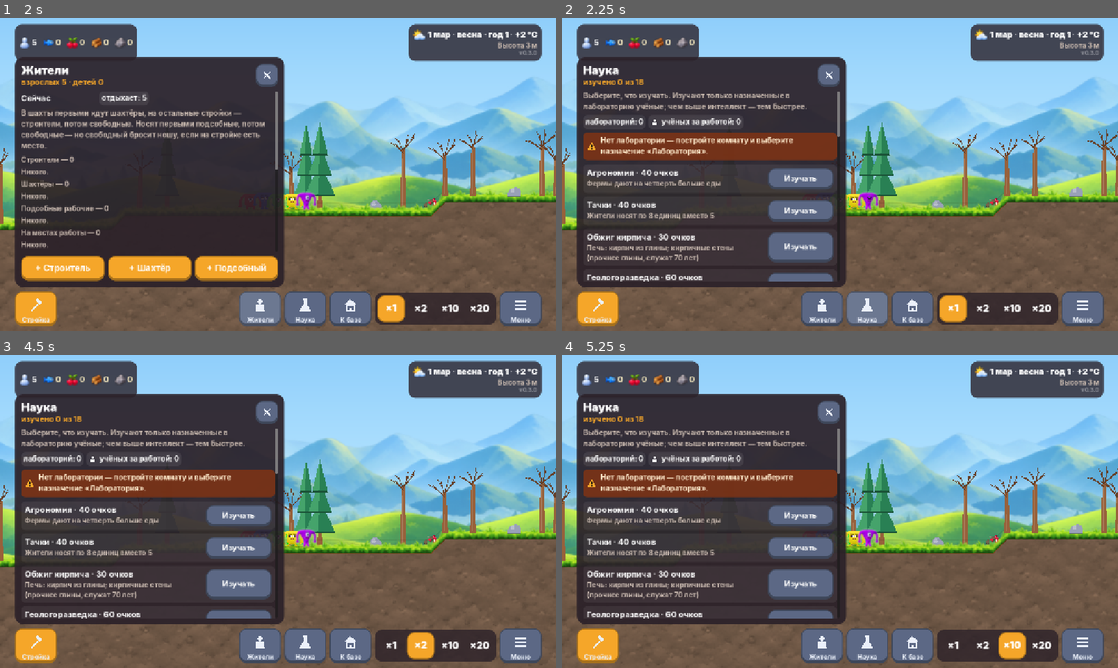
Above: before the commit, frames 1-4 (two rows, left to right).
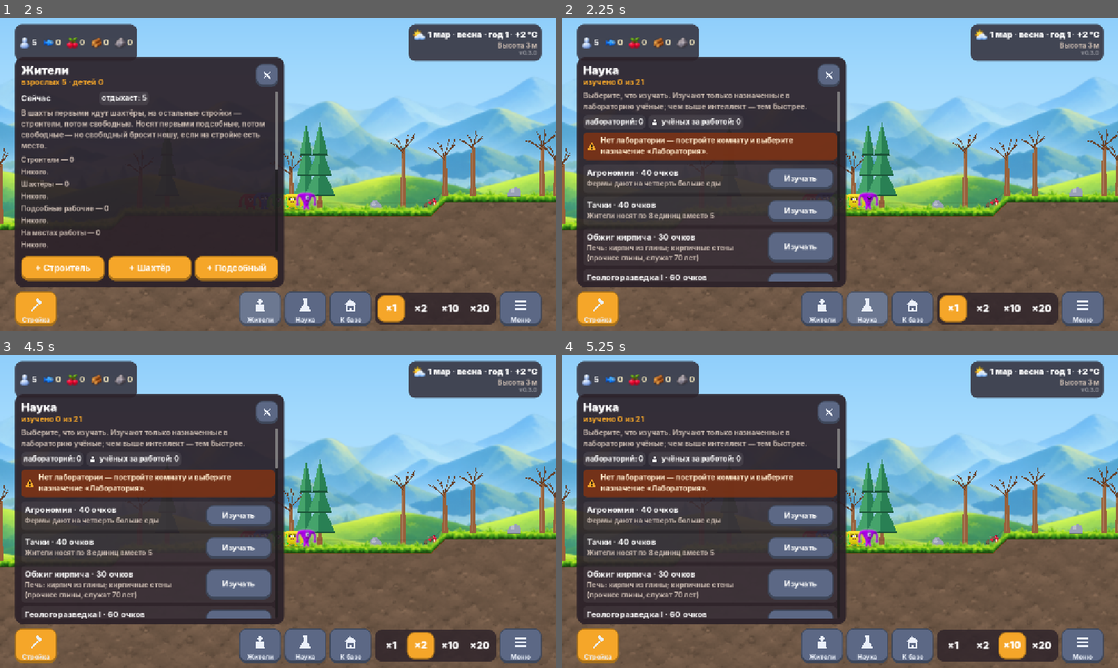
Above: after the commit, the same moments.

Repository: web-static-host/game1
Game: Godot game, scene res://scenes/main.tscn
The game is run twice, just before and just after one commit, with the same random seed, the same clock (stepped at 60 frames per second) and the same inputs.
Inputs (mouse positions are in pixels of both pictures, inside the frame that each line leads up to):
- Up to frame 1 (2 s): click (33, 309) at 0.5 s; click (261, 309) at 1.27 s
- Up to frame 2 (2.25 s): click (867, 309) at 2.02 s
- Up to frame 3 (4.5 s): click (350, 646) at 2.77 s; click "×1" at 3.5 s; click "×2" at 4.25 s
- Up to frame 4 (5.25 s): click "×10" at 5 s

Frame 1 is identical in both runs. In frame 2, 0.1% of the frame differs, in the area x 13-50%, y 19-84%; in frame 3, 0.1%; in frame 4, 0.1%.

Commit message:
Геологоразведка I–IV: каждый уровень — на клетку дальше видно породу
- Четыре уровня исследования цепочкой (60/100/150/220 очков): от выработок видно
  на 2, 3, 4, 5 клеток (без геологии — 1). Изучили уровень — все выработки
  осматриваются заново; геолог чует опасность за 4/6/8/10 клеток.
- Разведанная вдали от выработки порода рисуется целиком (чуть приглушённо),
  с рудой; у самой выработки — как раньше.
- Тревога геолога и для разведанной, но ещё не вскрытой опасности.
- Тест.

Co-Authored-By: Claude Opus 5.5 <noreply@anthropic.com>
Claude-Session: https://claude.ai/code/session_016LhimkttaYpRVNZ3oj9mAA

Diff:
--- a/scripts/game/colony.gd
+++ b/scripts/game/colony.gd
@@ -1453,7 +1453,7 @@
 		world.remove_feature(c.x)
 		drop_item(_ground_cell(c.x), y[0], y[1], p)
 	var hazards := {}
-	for n in world.reveal_around(c.x, c.y):
+	for n in world.reveal_around(c.x, c.y, see_radius()):
 		var nm := world.get_mat(n.x, n.y)
 		_note_discovery(nm, n)
 		if Mat.is_fluid(nm) and not hazards.has(nm):
@@ -2880,11 +2880,12 @@
 
 ## Геолог чует скрытую опасность рядом с забоем: бригада останавливается и ждёт решения.
 func _hazard_stop(p: Project, c: Vector2i) -> bool:
-	var r := 4 if research.has("geology") else 2
+	var r := 2 + 2 * geology_level()
 	for dy in range(-r, r + 1):
 		for dx in range(-r, r + 1):
 			var n := c + Vector2i(dx, dy)
-			if world.is_revealed(n.x, n.y):
+			# Уже вскрытое — не тревога; видимое, но ещё в толще породы — тревога.
+			if world.is_dug(n.x, n.y):
 				continue
 			var kind := ""
 			match world.get_mat(n.x, n.y):
@@ -3862,12 +3863,36 @@
 		_produce(p, k, recipe[1][k])
 
 
+## Уровень геологоразведки (0–4).
+func geology_level() -> int:
+	var n := 0
+	for id in ["geology", "geology2", "geology3", "geology4"]:
+		if research.has(id):
+			n += 1
+	return n
+
+
+## На сколько клеток от выработок видно породу.
+func see_radius() -> int:
+	return 1 + geology_level()
+
+
+## Новый уровень геологии — заново осматриваем все выработки.
+func _reveal_known() -> void:
+	var r := see_radius()
+	for c in world.dug_cells():
+		for n in world.reveal_around(c.x, c.y, r):
+			_note_discovery(world.get_mat(n.x, n.y), n)
+
+
 func _research(work: float) -> void:
 	var lab_power := 1.0 + 0.5 * power_ratio if research.has("electricity") and power_made > 0 else 1.0
 	var finished := research.add(work * Research.POINTS_PER_SEC * lab_power)
 	if finished.is_empty():
 		return
 	_log("Изучено: %s. %s" % [Research.tech_name(finished), Research.TECHS[finished][1]], "good")
+	if finished.begins_with("geology"):
+		_reveal_known()
 	_log("Учёные ждут: выберите следующее исследование («Наука»)", "info")
 
 
--- a/scripts/game/physics.gd
+++ b/scripts/game/physics.gd
@@ -77,7 +77,7 @@
 			land += DOWN
 		world.set_dug(src.x, src.y)
 		world.set_material(land.x, land.y, m)
-		world.reveal_around(src.x, src.y)
+		world.reveal_around(src.x, src.y, colony.see_radius())
 		_landed(src, land, m)
 		moved += 1
 		k = src
@@ -121,7 +121,7 @@
 			land += DOWN
 		world.set_dug(cc.x, cc.y)
 		world.set_material(land.x, land.y, Mat.RUBBLE)
-		world.reveal_around(cc.x, cc.y)
+		world.reveal_around(cc.x, cc.y, colony.see_radius())
 		_landed(cc, land, Mat.RUBBLE)
 		fell += 1
 	colony.on_collapse(Vector2i((left + right) / 2, top.y), span, limit, m)
--- a/scripts/game/research.gd
+++ b/scripts/game/research.gd
@@ -7,7 +7,10 @@
 	"agronomy": ["Агрономия", "Фермы дают на четверть больше еды", 40.0, []],
 	"carts": ["Тачки", "Жители носят по 8 единиц вместо 5", 40.0, []],
 	"bricks": ["Обжиг кирпича", "Печь: кирпич из глины; кирпичные стены (прочнее глины, служат 70 лет)", 30.0, []],
-	"geology": ["Геологоразведка", "Геолог чует воду, газ и магму за 4 клетки вместо 2", 60.0, []],
+	"geology": ["Геологоразведка I", "Видно на 2 клетки в глубь породы от выработок (было 1); геолог чует воду, газ и магму за 4 клетки", 60.0, []],
+	"geology2": ["Геологоразведка II", "Видно на 3 клетки в глубь породы; геолог чует опасность за 6 клеток", 100.0, ["geology"]],
+	"geology3": ["Геологоразведка III", "Видно на 4 клетки в глубь породы; геолог чует опасность за 8 клеток", 150.0, ["geology2"]],
+	"geology4": ["Геологоразведка IV", "Видно на 5 клеток в глубь породы; геолог чует опасность за 10 клеток", 220.0, ["geology3"]],
 	"electricity": ["Электричество", "Генератор на угле или дровах: свет в комнатах и ходах (в темноте работа идёт медленнее), насосы, вентиляция и лаборатория с энергией работают сильнее", 60.0, []],
 	"carpentry": ["Плотницкое дело", "Стройка и ремонт идут в полтора раза быстрее", 80.0, ["carts"]],
 	"medicine": ["Медицина", "Раны и истощение заживают вдвое быстрее", 90.0, ["agronomy"]],
--- a/scripts/world/chunk_view.gd
+++ b/scripts/world/chunk_view.gd
@@ -313,7 +313,13 @@
 	# Под землёй порода видна только у самой выработки и плавно уходит в темноту.
 	var faded := mask == 0
 	var fog := fog_color(y - surf, v)
-	if faded:
+	# Разведано геологией (вдали от выработки, ни одной открытой соседней клетки):
+	# порода видна целиком, чуть приглушённая.
+	var far := faded and not (open_l or open_r or open_u or open_d or _is_open(lx - 1, ly - 1) \
+		or _is_open(lx + 1, ly - 1) or _is_open(lx - 1, ly + 1) or _is_open(lx + 1, ly + 1))
+	if far:
+		_fill_rect(r, base.lerp(fog, 0.35), ti)
+	elif faded:
 		_fill_rect(r, fog, FOG)
 		_half_strips(lx, ly, r, base, open_l, open_r, open_u, open_d, PackedVector2Array(), ti)
 	elif mask == 0:
@@ -333,7 +339,7 @@
 		draw_rect(Rect2(r.position.x, r.end.y - 3, TILE, 3), shade)
 
 	if Mat.is_ore(m):
-		_draw_ore(r, m, x, y, [open_l, open_r, open_u, open_d] if faded else [])
+		_draw_ore(r, m, x, y, [open_l, open_r, open_u, open_d] if faded and not far else [])
 	elif m == Mat.MAGMA:
 		draw_circle(r.get_center(), TILE * 0.3, Color(1.0, 0.85, 0.3, 0.8))
 
--- a/scripts/world/world_data.gd
+++ b/scripts/world/world_data.gd
@@ -244,13 +244,14 @@
 	_set_flags(x, y, ChunkData.F_DUG | ChunkData.F_REVEALED)
 
 
-## Открывает 8 соседей клетки. Если вскрыта природная полость — открывает её целиком.
+## Открывает клетки вокруг (radius 1 — 8 соседей, больше — после геологоразведки).
+## Если вскрыта природная полость — открывает её целиком.
 ## Возвращает список впервые увиденных клеток [Vector2i].
-func reveal_around(x: int, y: int) -> Array[Vector2i]:
+func reveal_around(x: int, y: int, radius := 1) -> Array[Vector2i]:
 	var found: Array[Vector2i] = []
 	var caves: Array[Vector2i] = []
-	for dy in range(-1, 2):
-		for dx in range(-1, 2):
+	for dy in range(-radius, radius + 1):
+		for dx in range(-radius, radius + 1):
 			if dx == 0 and dy == 0:
 				continue
 			var nx := x + dx
@@ -323,6 +324,18 @@
 	return out
 
 
+## Все выкопанные клетки мира.
+func dug_cells() -> Array[Vector2i]:
+	var out: Array[Vector2i] = []
+	var flags_by_chunk := modified_flags()
+	for key: Vector2i in flags_by_chunk:
+		var flags: PackedByteArray = flags_by_chunk[key]
+		for i in flags.size():
+			if flags[i] & ChunkData.F_DUG:
+				out.append(Vector2i(key.x * SIZE + (i & MASK), key.y * SIZE + (i >> ChunkData.SHIFT)))
+	return out
+
+
 ## Все изменённые чанки (загруженные и нет): Vector2i -> PackedByteArray флагов.
 func modified_flags() -> Dictionary:
 	var out := pending_flags.duplicate()
--- a/tests/run_tests.gd
+++ b/tests/run_tests.gd
@@ -21,6 +21,7 @@
 	test_site_keeps_yield()
 	test_new_room_load()
 	test_mine()
+	test_geology_levels()
 	test_room_purposes()
 	test_needs_realtime()
 	test_family()
@@ -460,6 +461,38 @@
 	check(room.phase == Project.Phase.DONE, "комната в шахте построена без копки")
 	var saved := Project.from_dict(pieces[0].to_dict())
 	check(saved.kind == M, "шахта сохраняется")
+
+
+## Геологоразведка: каждый уровень — на клетку дальше видно породу от выработок.
+func test_geology_levels() -> void:
+	var colony := _new_colony(5)
+	var w := colony.world
+	# Выработка в прочной породе (сыпучая сразу осыплется в выкопанное).
+	var c := Vector2i.ZERO
+	for xx in range(0, 300):
+		var cc := Vector2i(xx, w.gen.surface_y(xx) + 30)
+		var firm := true
+		for dy in range(-2, 2):
+			var m := w.get_mat(cc.x, cc.y + dy)
+			if not Mat.is_solid(m) or Mat.is_loose(m) or Mat.is_fluid(m):
+				firm = false
+		if firm:
+			c = cc
+			break
+	var x := c.x
+	var s := c.y - 30
+	check(colony.see_radius() == 1, "без геологии видно на 1 клетку")
+	colony._complete_dig(c, null, null)
+	check(w.is_revealed(c.x + 1, c.y) and not w.is_revealed(c.x + 2, c.y), "у выработки видна только соседняя клетка")
+	colony.research.done.append("geology")
+	colony._reveal_known()
+	check(colony.see_radius() == 2 and w.is_revealed(c.x + 2, c.y) and not w.is_revealed(c.x + 3, c.y),
+		"геология I: видно на 2 клетки, и старые выработки осмотрены заново")
+	colony.research.done.append("geology2")
+	var c2 := Vector2i(x, s + 27)
+	colony._complete_dig(c2, null, null)
+	check(w.is_revealed(c2.x + 3, c2.y) and not w.is_revealed(c2.x + 4, c2.y), "геология II: новая выработка — на 3 клетки")
+	check(Research.TECHS["geology4"][3] == ["geology3"], "уровни геологии идут цепочкой до IV")
 
 
 ## Под готовым этажом новая комната несёт его вес: лёгкая не выдержит каменный верх.
